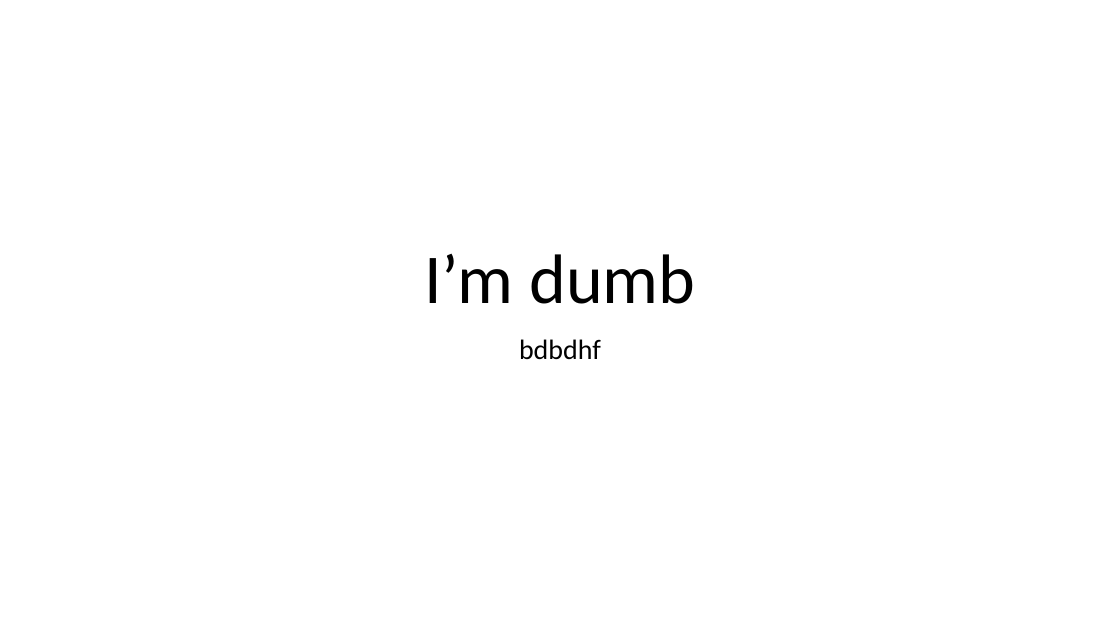
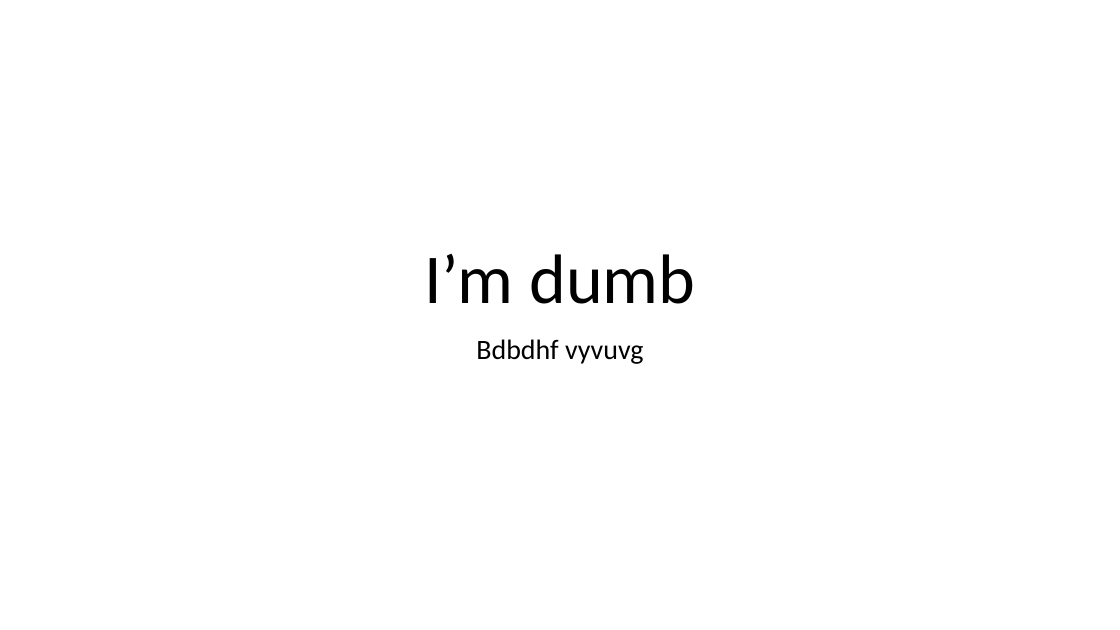
Before and after one commit to sanjanaprasad07/BSanjanaPrasad, a slide deck: slide 1 of myfile.pptx. Drawn at 1120x630 pixels with LibreOffice and Linux fonts; fonts in the diff are those of the drawing. Boxes give left, top, right and bottom in pixels: in the first picture for what was removed or moved away, otherwise in the second. Text is boxed around its words. In the diff, an @@ line names an element or a change of style, - is before the commit and + after.

Commit message:
Typed new letters

```diff
--- a/myfile.pptx
+++ b/myfile.pptx
@@ subtitle at (476, 339, 643, 364): text changed @@
-bdbdhf
+Bdbdhf vyvuvg
```
